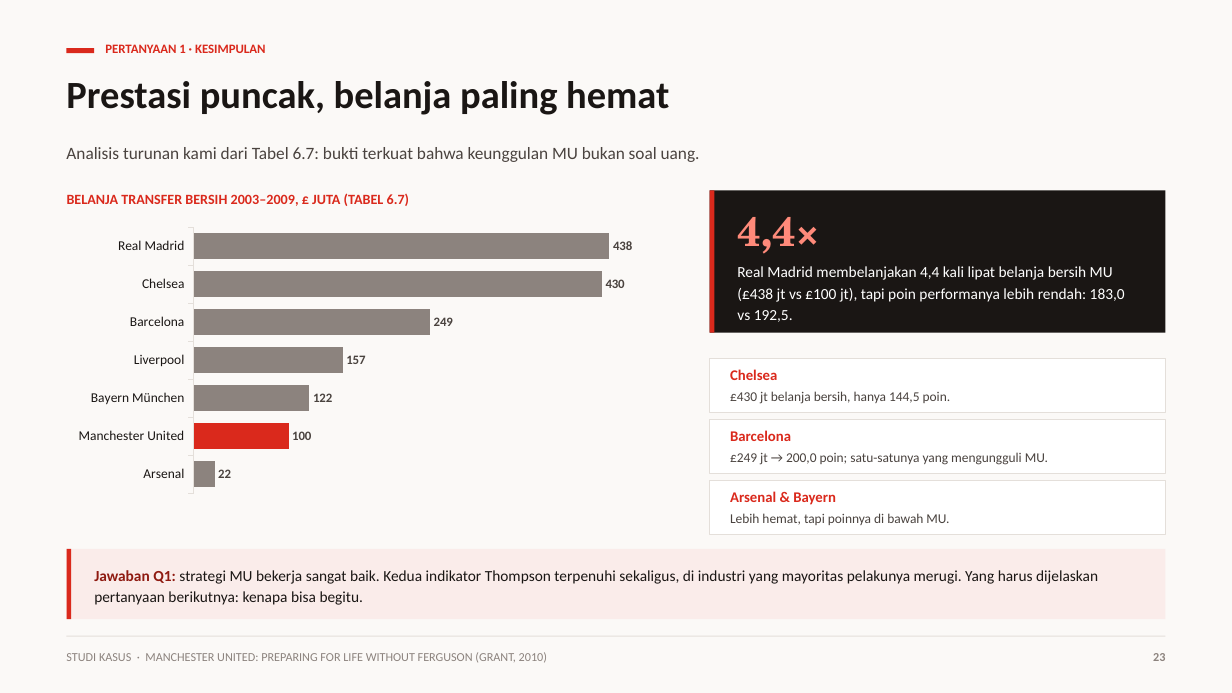
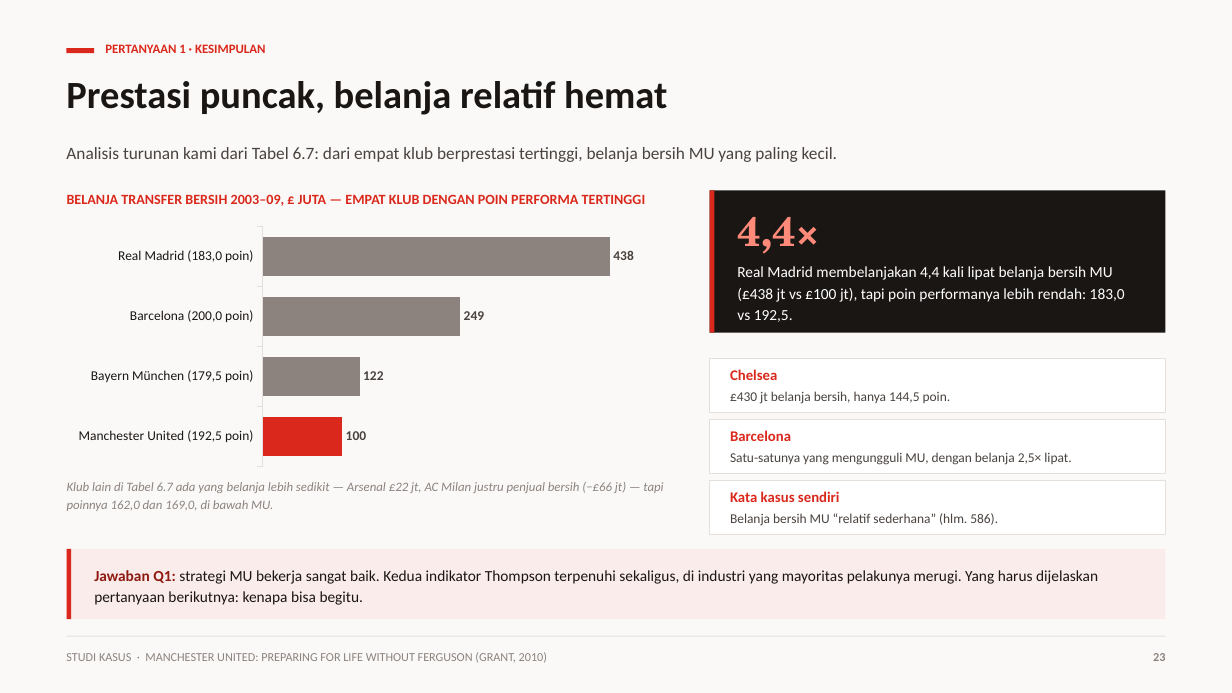
Before and after one commit to aslihabnuri/Dom-Manipulation, a slide deck: slide 23 of strategic-management-manchester-united/Kelompok 4 - Strategic Management - Chapter 4 & Manchester United.pptx. Drawn at 1232x693 pixels with LibreOffice and Linux fonts; fonts in the diff are those of the drawing. Boxes give left, top, right and bottom in pixels: in the first picture for what was removed or moved away, otherwise in the second. Text is boxed around its words. In the diff, an @@ line names an element or a change of style, - is before the commit and + after.

```diff
--- a/strategic-management-manchester-united/Kelompok 4 - Strategic Management - Chapter 4 & Manchester United.pptx
+++ b/strategic-management-manchester-united/Kelompok 4 - Strategic Management - Chapter 4 & Manchester United.pptx
@@ text at bbox=[66, 81, 667, 115]: text changed @@
-Prestasi puncak, belanja paling hemat
+Prestasi puncak, belanja relatif hemat
@@ text at bbox=[66, 147, 837, 162]: text changed @@
-Analisis turunan kami dari Tabel 6.7: bukti terkuat bahwa keunggulan MU bukan soal uang.
+Analisis turunan kami dari Tabel 6.7: dari empat klub berprestasi tertinggi, belanja bersih MU yang paling kecil.
@@ text at bbox=[67, 194, 646, 206]: text changed @@
-BELANJA TRANSFER BERSIH 2003–2009, £ JUTA (TABEL 6.7)
+BELANJA TRANSFER BERSIH 2003–09, £ JUTA — EMPAT KLUB DENGAN POIN PERFORMA TERTINGGI
@@ bar chart at bbox=[67, 222, 671, 471] @@
-categories: Arsenal, Manchester United, Bayern München, Liverpool, Barcelona, Chelsea, Real Madrid
+categories: Manchester United (192,5 poin), Bayern München (179,5 poin), Barcelona (200,0 poin), Real Madrid (183,0 poin)
-Series 1: 22, 100, 122, 157, 249, 430, 438
+Series 1: 100, 122, 249, 438
@@ data labels of Series 1 changed @@
@@ value axis changed @@
@@ bar spacing changed @@
@@ bar chart: place and size @@
-bar chart at bbox=[67, 222, 671, 499]
+bar chart at bbox=[67, 222, 671, 471]
@@ text at bbox=[730, 452, 1071, 465]: text changed @@
-£249 jt → 200,0 poin; satu-satunya yang mengungguli MU.
+Satu-satunya yang mengungguli MU, dengan belanja 2,5× lipat.
@@ text added at bbox=[67, 482, 663, 511], 10 pt, text #8C837E, italic @@
+Klub lain di Tabel 6.7 ada yang belanja lebih sedikit — Arsenal £22 jt, AC Milan justru penjual bersih (−£66 jt) — tapi poinnya 162,0 dan 169,0, di bawah MU.
@@ text at bbox=[730, 491, 840, 502]: text changed @@
-Arsenal & Bayern
+Kata kasus sendiri
@@ text at bbox=[730, 513, 998, 526]: text changed @@
-Lebih hemat, tapi poinnya di bawah MU.
+Belanja bersih MU “relatif sederhana” (hlm. 586).
```
Also in this commit, not shown: 14 other slides changed, 4 other files.
